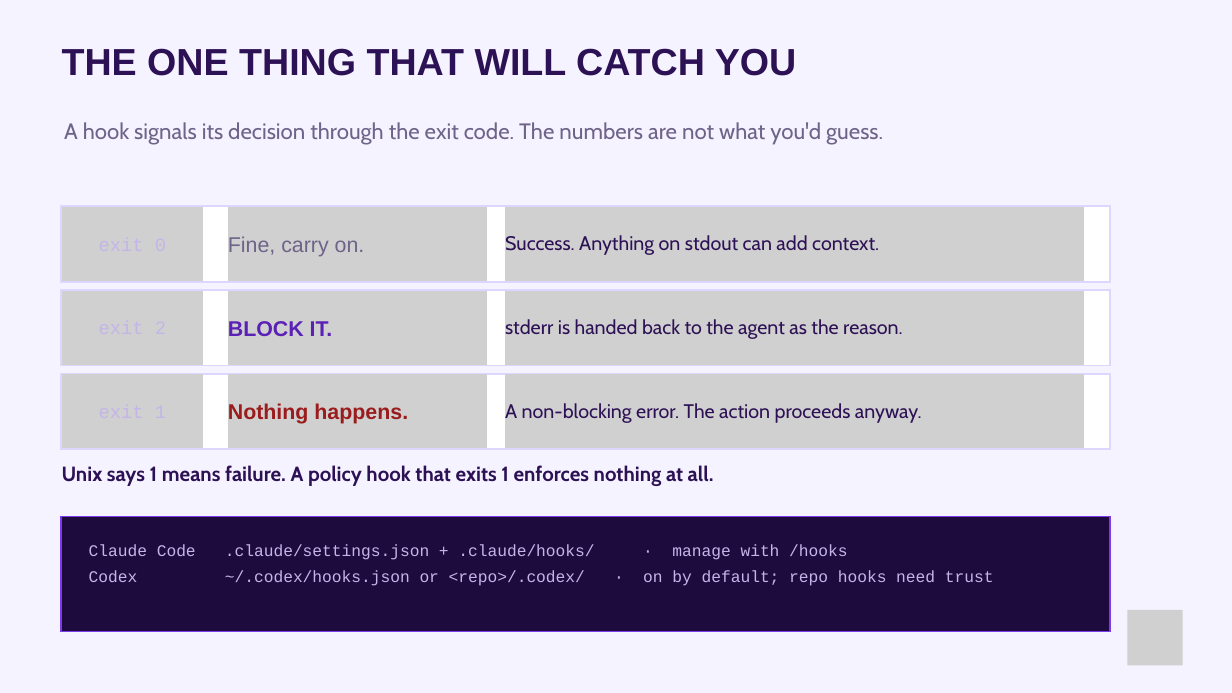
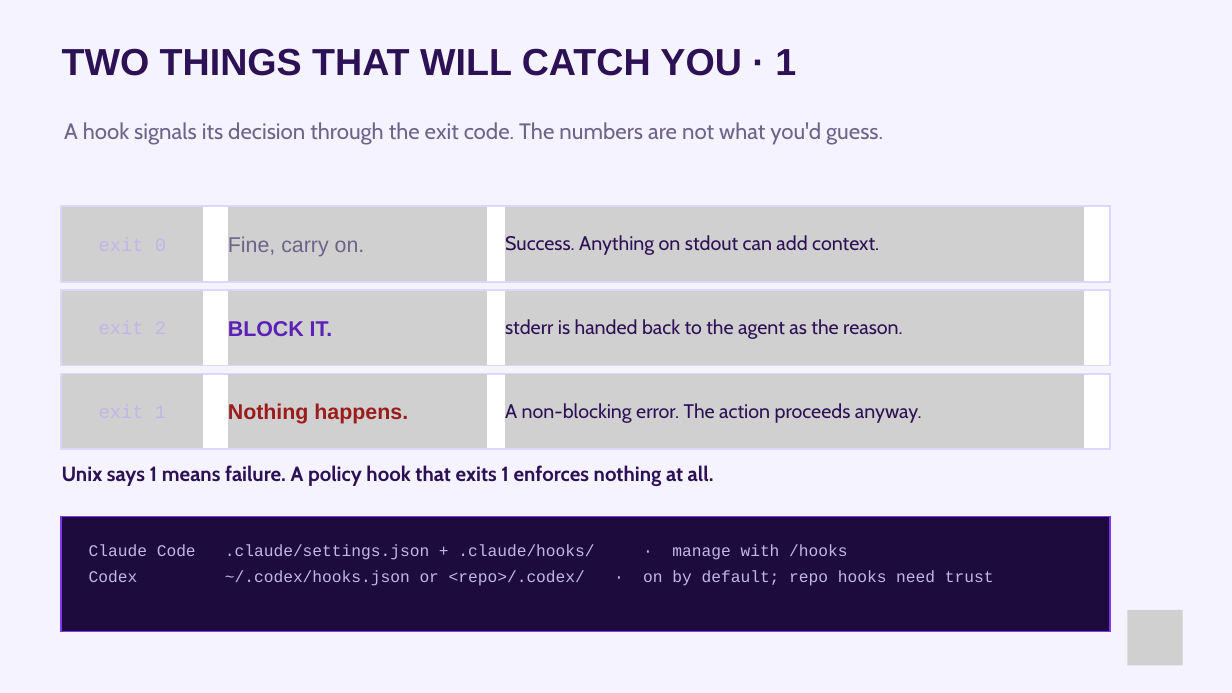
Before and after one commit to paulkeen/tca-habits, a slide deck: slide 71 of docs/Master_Back in the Code.pptx. Drawn at 1232x693 pixels with LibreOffice and Linux fonts; fonts in the diff are those of the drawing; grey boxes stand for pictures. Boxes give left, top, right and bottom in pixels: in the first picture for what was removed or moved away, otherwise in the second. Text is boxed around its words. In the diff, an @@ line names an element or a change of style, - is before the commit and + after.

```diff
--- a/docs/Master_Back in the Code.pptx
+++ b/docs/Master_Back in the Code.pptx
@@ text at (x1=62, y1=48, x2=796, y2=76): text changed @@
-THE ONE THING THAT WILL CATCH YOU
+TWO THINGS THAT WILL CATCH YOU · 1
```
Also in this commit, not shown: 6 other slides changed, 2 slides added, 3 slides removed, 2 other files.
